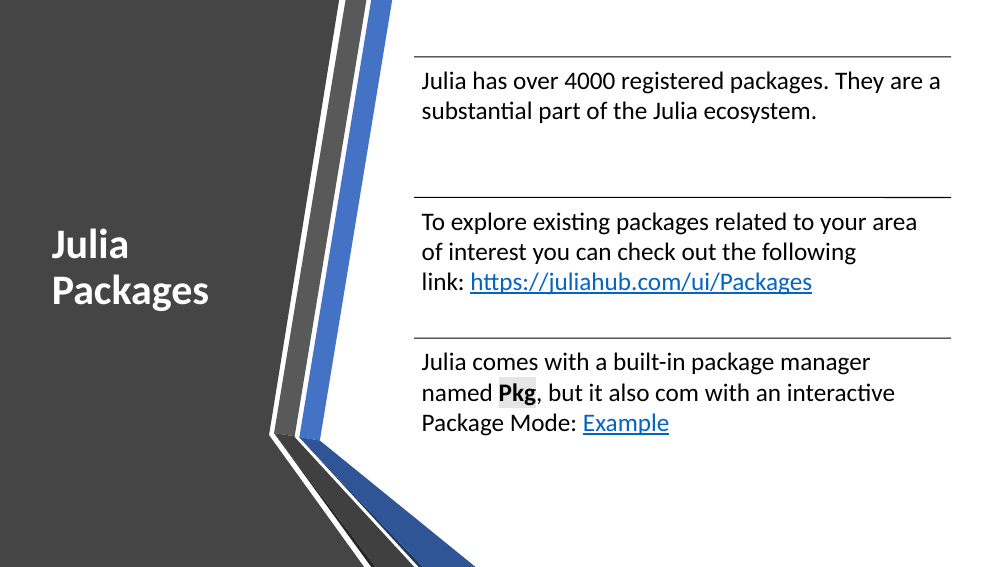
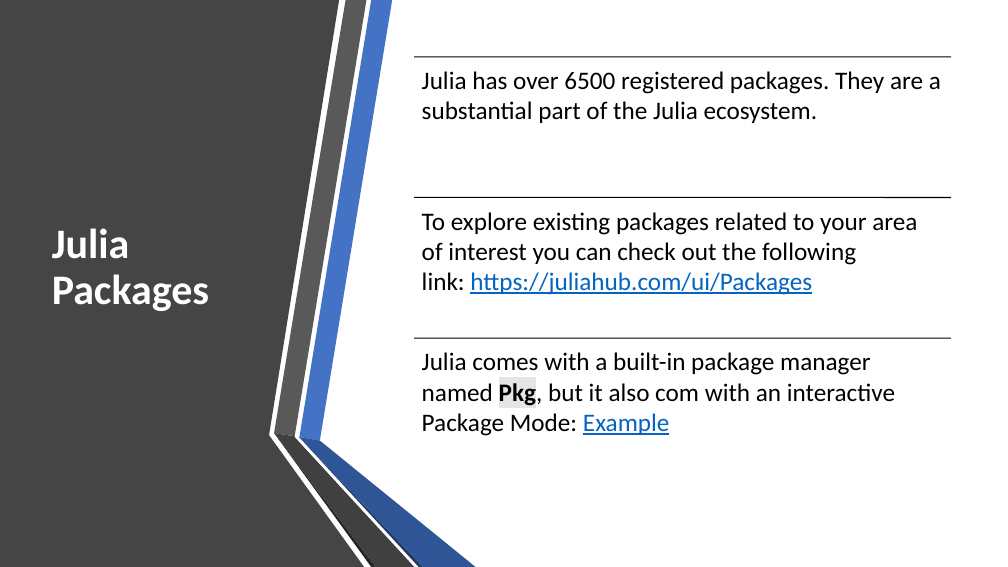
Before and after one commit to senresearch/julia-intro-docs, a slide deck: slide 9 of notebooks/KeyfeaturesOverview2021.pptx. Drawn at 1008x567 pixels with LibreOffice and Linux fonts; fonts in the diff are those of the drawing. Boxes give left, top, right and bottom in pixels: in the first picture for what was removed or moved away, otherwise in the second. Text is boxed around its words. In the diff, an @@ line names an element or a change of style, - is before the commit and + after.

Commit message:
update notebook neural netwrok and slides in presentation

```diff
--- a/notebooks/KeyfeaturesOverview2021.pptx
+++ b/notebooks/KeyfeaturesOverview2021.pptx
@@ text at [422, 71, 941, 123]: text changed @@
-Julia has over 4000 registered packages. They are a substantial part of the Julia ecosystem.
+Julia has over 6500 registered packages. They are a substantial part of the Julia ecosystem.
```
Also in this commit, not shown: 2 other files.
